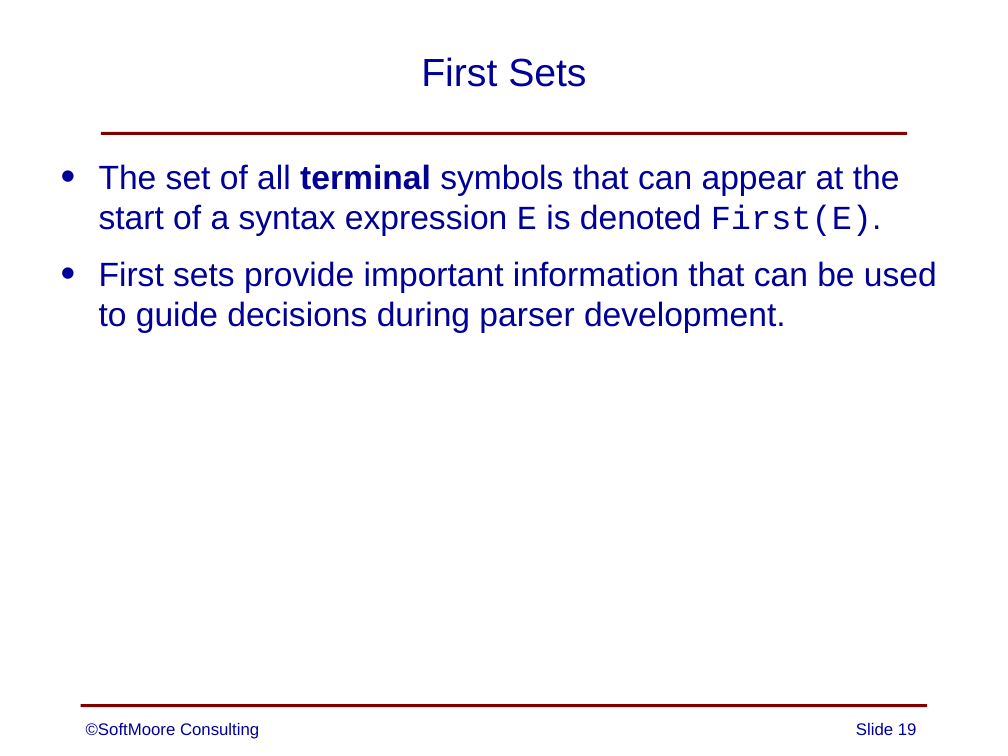
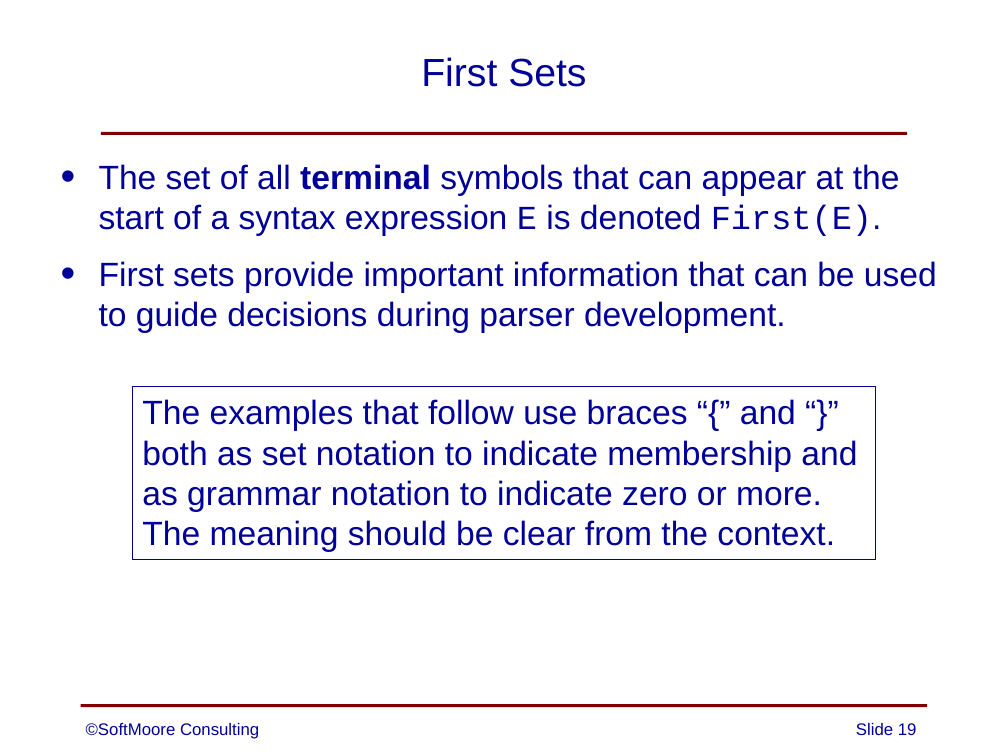
Before and after one commit to SoftMoore/CPRL-Kt-2nd, a slide deck: slide 19 of PowerPoints/06 - Syntax Analysis.pptx. Drawn at 1008x756 pixels with LibreOffice and Linux fonts; fonts in the diff are those of the drawing. Boxes give left, top, right and bottom in pixels: in the first picture for what was removed or moved away, otherwise in the second. Text is boxed around its words. In the diff, an @@ line names an element or a change of style, - is before the commit and + after.

```diff
--- a/PowerPoints/06 - Syntax Analysis.pptx
+++ b/PowerPoints/06 - Syntax Analysis.pptx
@@ rectangle added at box(132, 386, 875, 559), outline #000099 0.75 pt, 24 pt, text #000099 @@
+The examples that follow use braces “{” and “}”
+both as set notation to indicate membership and
+as grammar notation to indicate zero or more.
+The meaning should be clear from the context.
```
Also in this commit, not shown: 2 other slides changed.
